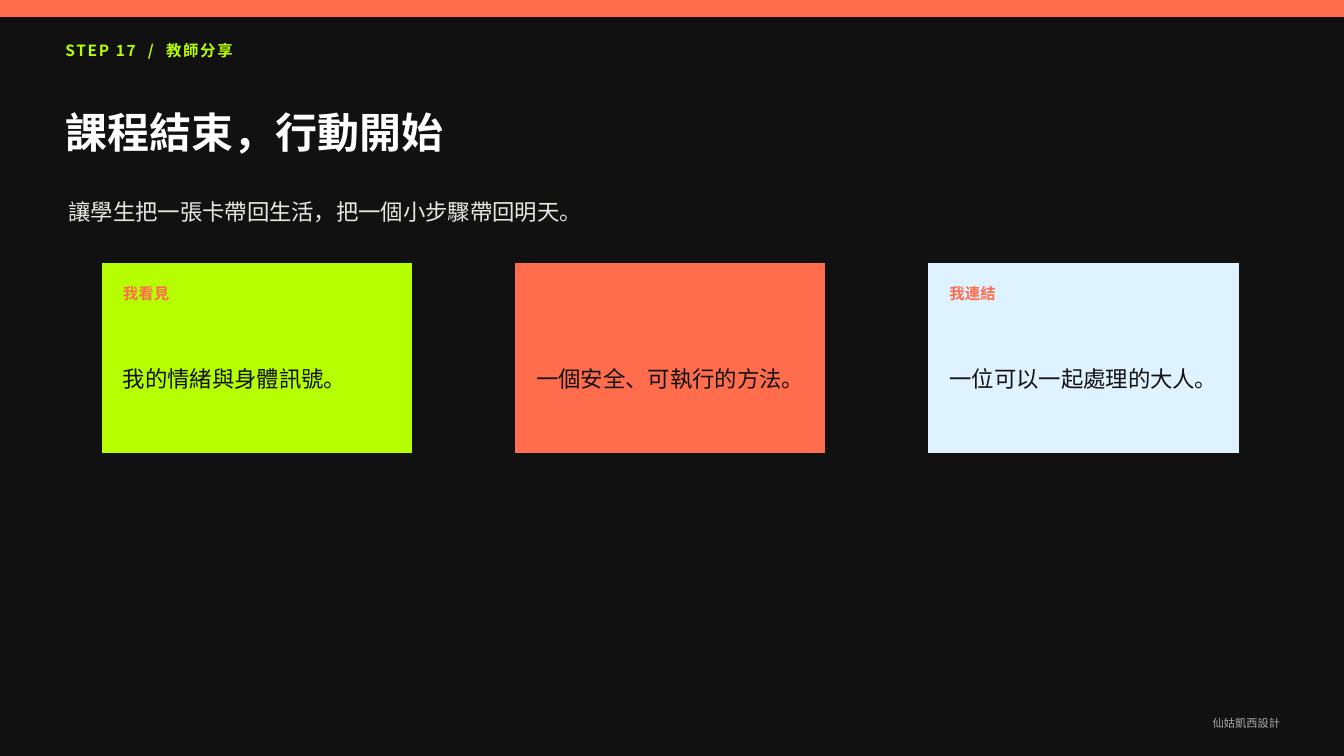
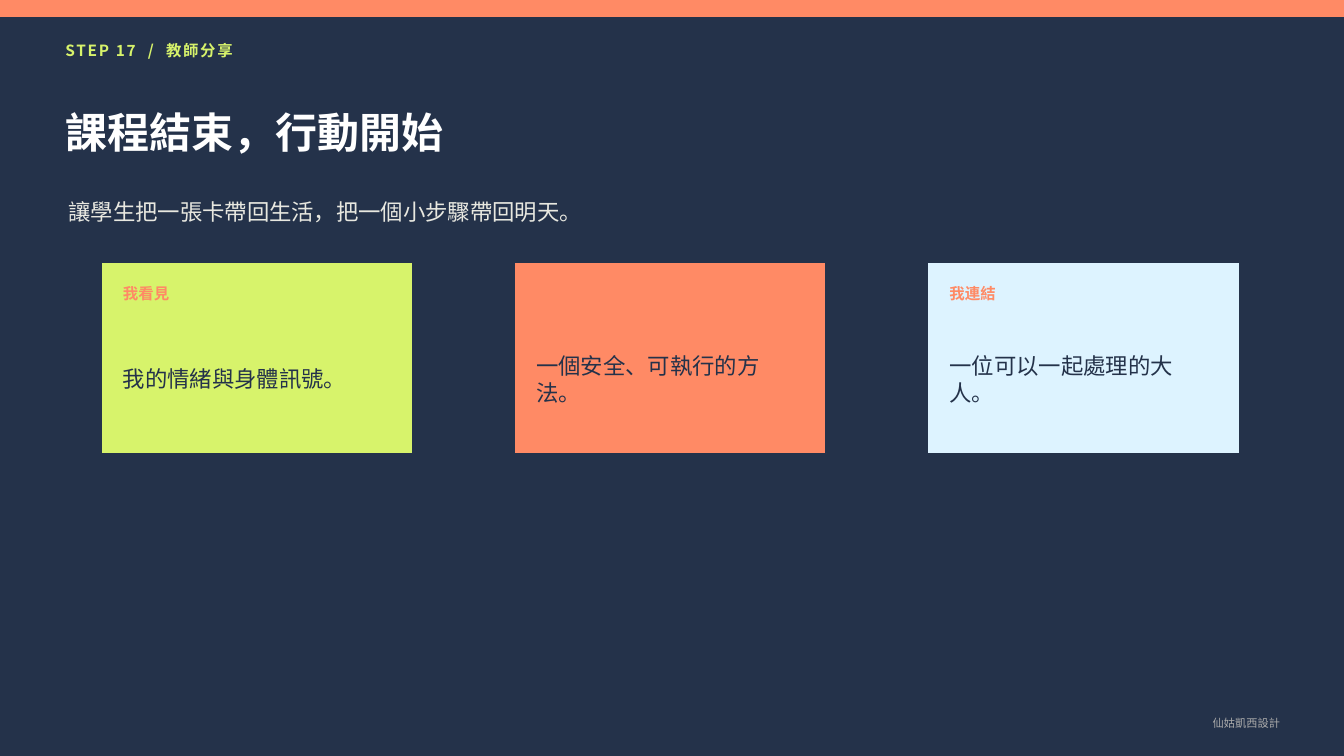
Before and after one commit to Kathy594520/sel-teaching-resources, a slide deck: slide 17 of pptx/SEL_16比9教學投影片.pptx. Drawn at 1344x756 pixels with LibreOffice and Linux fonts; fonts in the diff are those of the drawing. Boxes give left, top, right and bottom in pixels: in the first picture for what was removed or moved away, otherwise in the second. Text is boxed around its words. In the diff, an @@ line names an element or a change of style, - is before the commit and + after.

```diff
--- a/pptx/SEL_16比9教學投影片.pptx
+++ b/pptx/SEL_16比9教學投影片.pptx
@@ background #111111 to #24324A @@
@@ rectangle at (x1=0, y1=0, x2=1344, y2=16): fill #FF6D4D to #FF8A65; outline #FF6D4D 1 pt to #FF8A65 1 pt @@
@@ text "STEP 17 / 教師分享" at (x1=166, y1=41, x2=232, y2=61): text colour #B6FF00 to #D7F36B @@
@@ rectangle at (x1=101, y1=262, x2=413, y2=454): fill #B6FF00 to #D7F36B; outline #111111 1.4 pt to #24324A 1.4 pt; shadow changed @@
@@ rectangle at (x1=514, y1=262, x2=827, y2=454): fill #FF6D4D to #FF8A65; outline #111111 1.4 pt to #24324A 1.4 pt; shadow changed @@
@@ rectangle at (x1=928, y1=262, x2=1240, y2=454): fill #DFF2FF to #DDF3FF; outline #111111 1.4 pt to #24324A 1.4 pt; shadow changed @@
@@ text "我看見" at (x1=123, y1=286, x2=169, y2=300): text colour #FF6D4D to #FF8A65 @@
@@ text "我連結" at (x1=949, y1=286, x2=995, y2=300): text colour #FF6D4D to #FF8A65 @@
@@ text colour #111111 to #24324A in 3 elements at (x1=123, y1=368, x2=346, y2=389), (x1=536, y1=355, x2=759, y2=403), (x1=950, y1=355, x2=1173, y2=403) @@
```
Also in this commit, not shown: 16 other slides changed, 4 other files.
